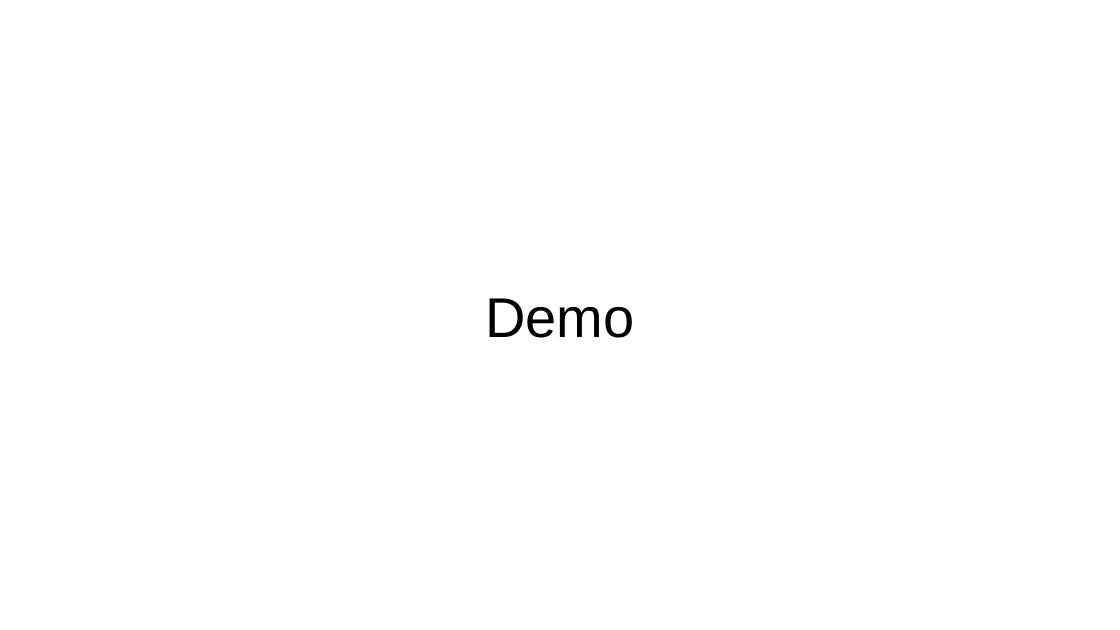
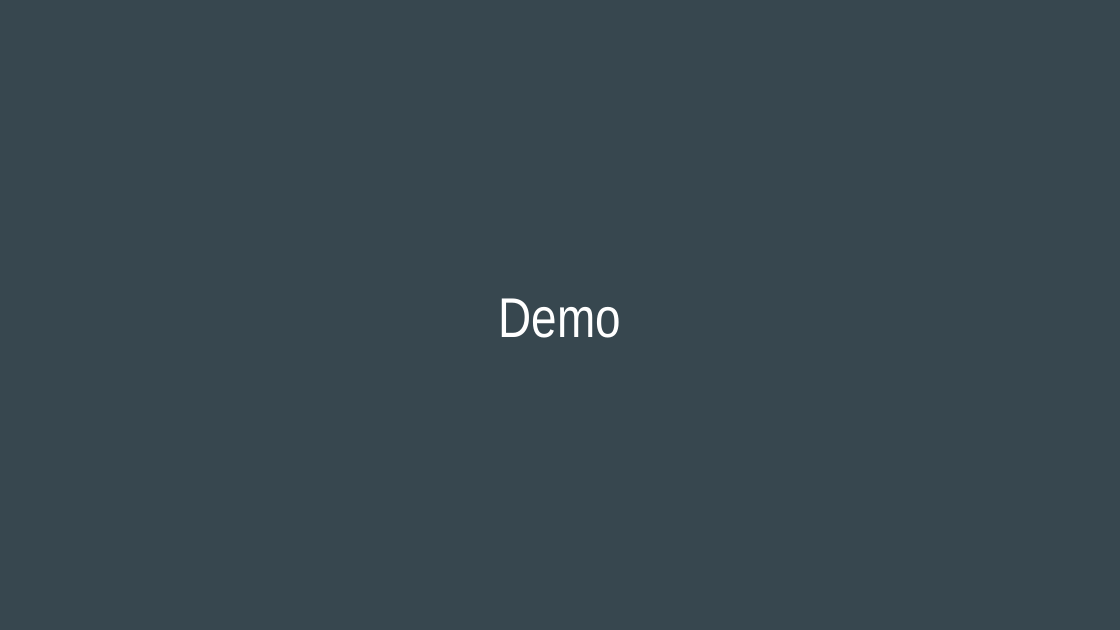
Before and after one commit to zeta1178/FinTech-Project1, a slide deck: slide 6 of FinTech_Project_1_Presentation.pptx. Drawn at 1120x630 pixels with LibreOffice and Linux fonts; fonts in the diff are those of the drawing. Boxes give left, top, right and bottom in pixels: in the first picture for what was removed or moved away, otherwise in the second. Text is boxed around its words. In the diff, an @@ line names an element or a change of style, - is before the commit and + after.

```diff
--- a/FinTech_Project_1_Presentation.pptx
+++ b/FinTech_Project_1_Presentation.pptx
@@ background #FFFFFF to #37474F @@
@@ title "Demo" at <box>499,298,621,338</box>: font Arial to Arial Narrow, text colour #000000 to #FFFFFF @@
```
Also in this commit, not shown: 5 other slides changed, 4 slides added, 2 slides removed.
